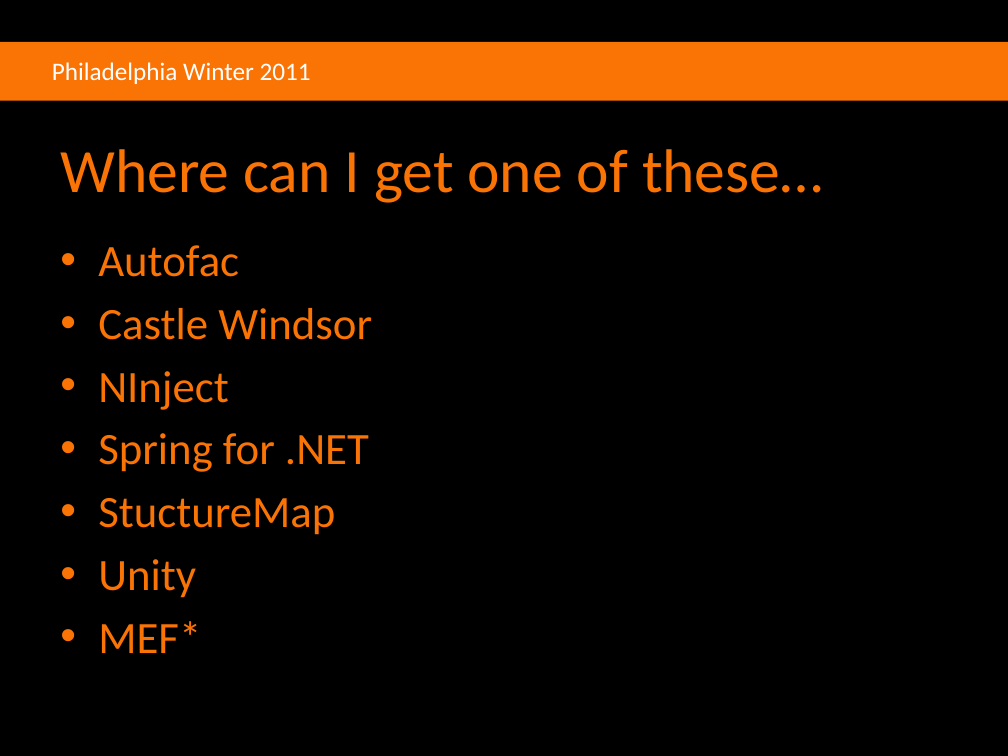
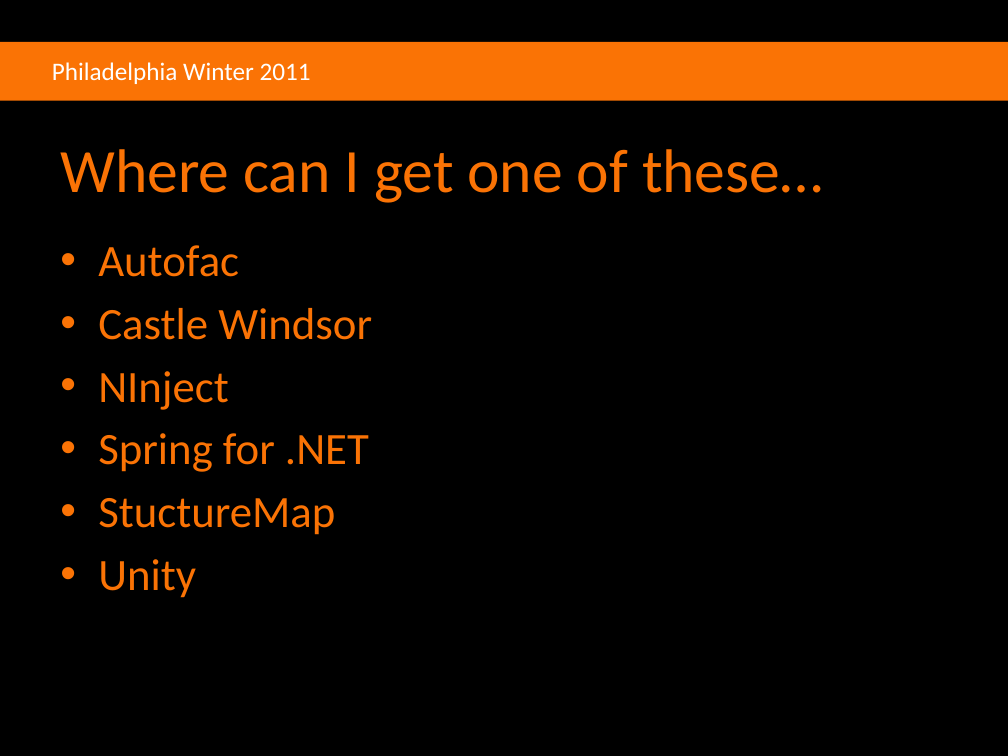
Before and after one commit to agilefire/November2010, a slide deck: slide 16 of Agile Firestarter Winter 2011 Dependency Injection.pptx. Drawn at 1008x756 pixels with LibreOffice and Linux fonts; fonts in the diff are those of the drawing; background and template pictures are left out. Boxes give left, top, right and bottom in pixels: in the first picture for what was removed or moved away, otherwise in the second. Text is boxed around its words. In the diff, an @@ line names an element or a change of style, - is before the commit and + after.

```diff
--- a/Agile Firestarter Winter 2011 Dependency Injection.pptx
+++ b/Agile Firestarter Winter 2011 Dependency Injection.pptx
@@ text at <box>98,621,201,653</box>: paragraph removed @@
-• MEF*
```
Also in this commit, not shown: 5 other slides changed, 1 slide added.
